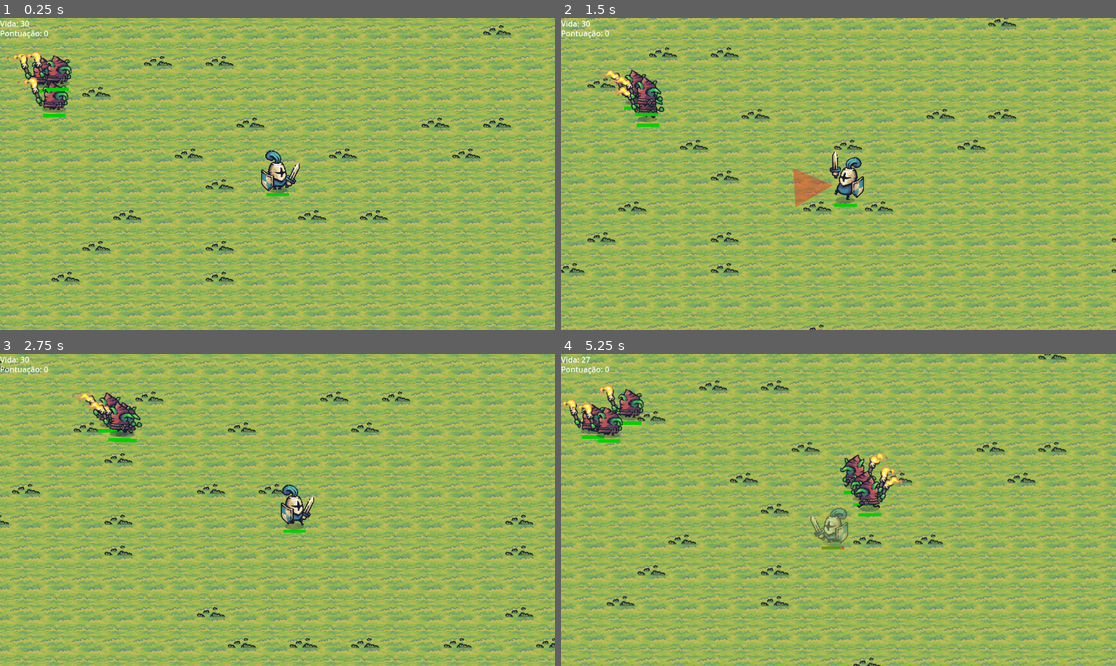
Above: before the commit, frames 1-4 (two rows, left to right).
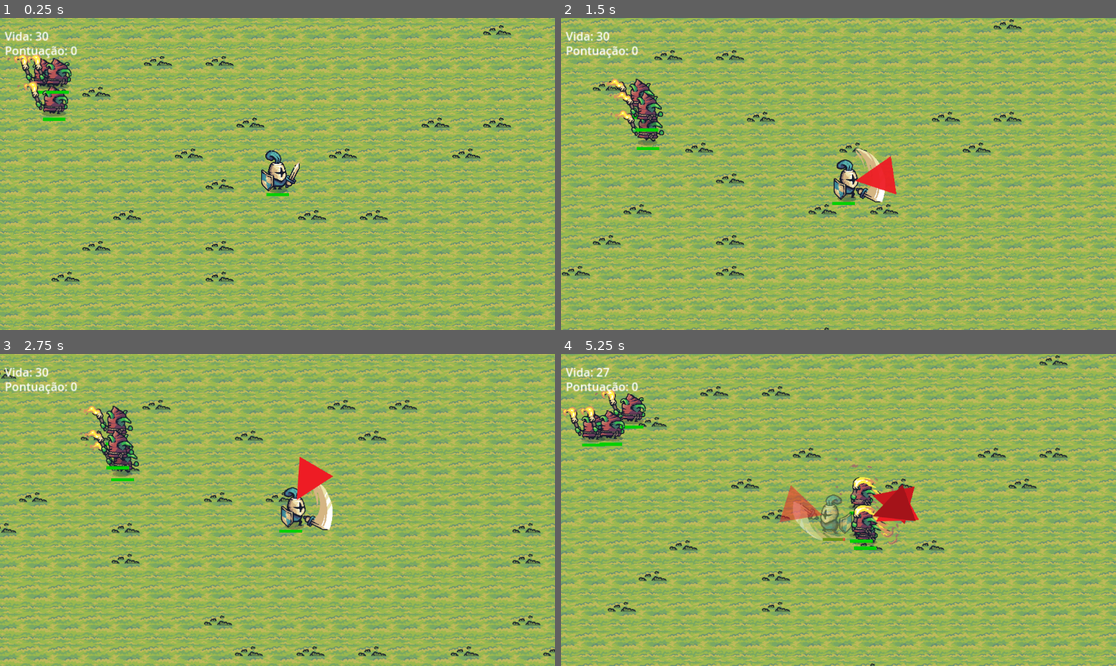
Above: after the commit, the same moments.

Repository: Rolucatelli/Game-2D-Curso-2025-02
Game: Godot game, scene res://Cenas/master.tscn
The game is run twice, just before and just after one commit, with the same random seed, the same clock (stepped at 60 frames per second) and the same inputs.
Inputs (mouse positions are in pixels of both pictures, inside the frame that each line leads up to):
- Up to frame 1 (0.25 s): no input
- Up to frame 2 (1.5 s): move the mouse to (960, 158) at 0.52 s; press the mouse at (960, 158) at 0.53 s; hold D (Direita) 0.53-1.28 s; move the mouse to (727, 189) at 1.27 s; release the mouse at (727, 189) at 1.28 s; hold S (Baixo) from 1.28 s (still down); click (727, 189) at 1.35 s
- Up to frame 3 (2.75 s): move the mouse to (333, 441) at 2.02 s; release S (Baixo) at 2.03 s; press the mouse at (333, 441) at 2.03 s; hold D (Direita) from 2.03 s (still down)
- Up to frame 4 (5.25 s): move the mouse to (810, 572) at 2.77 s; release D (Direita) at 2.78 s; release the mouse at (810, 572) at 2.78 s; hold W (Cima) 2.78-3.53 s; click (810, 572) at 2.85 s; move the mouse to (1005, 556) at 3.52 s; press the mouse at (1005, 556) at 3.53 s; hold A (Esquerda) 3.53-5.03 s; move the mouse to (672, 463) at 4.27 s; release the mouse at (672, 463) at 4.28 s; click (672, 463) at 4.35 s; move the mouse to (866, 510) at 5.02 s; press the mouse at (866, 510) at 5.03 s; hold S (Baixo) from 5.03 s (still down)

The runs differ from the first frame. In frame 1, 1.6% of the frame differs, in the area x 0-14%, y 0-34%; in frame 2, 58%; in frame 3, 53%; in frame 4, 60%, in the area x 0-100%, y 0-100%.

Commit message:
Ajuste na máquina de estados e na implementação do ataque

Diff:
--- a/Cenas/game.tscn
+++ b/Cenas/game.tscn
@@ -23,6 +23,9 @@
 position = Vector2(497, 209)
 
 [node name="UI" type="CanvasLayer" parent="." node_paths=PackedStringArray("player")]
+offset = Vector2(10, 20)
+scale = Vector2(1.5, 1.5)
+transform = Transform2D(1.5, 0, 0, 1.5, 10, 20)
 script = ExtResource("4_pn5db")
 player = NodePath("../Jogador")
 
--- a/Scripts/andando.gd
+++ b/Scripts/andando.gd
@@ -7,33 +7,23 @@
 @export
 var estado_morto: Estado
 
-func enter() -> void:
-	#Executando a função padrão do estado (Comeca a animação desse nó)
-	super()
-
-func processa_comando(event: InputEvent) -> Estado:
-	var h_direction := Input.get_axis("Esquerda", "Direita")
-	var v_direction := Input.get_axis("Cima", "Baixo")
-
-	if h_direction == 0 and v_direction == 0:
+func processa_frame(delta: float) -> Estado:
+	if parent.vida <= 0:
+		return estado_morto
+	if not Input.get_vector("Esquerda", "Direita", "Cima", "Baixo"):
 		return estado_idle
-	if event.is_action_pressed("Ataque"):
+	if Input.is_action_pressed("Ataque"):
 		return estado_ataque1
 	return null
 
-func processa_fisica(delta: float) -> Estado:
-	if parent.vida <= 0:
-		return estado_morto
-
+func processa_frame_fisica(delta: float) -> Estado:
 	var h_direction := Input.get_axis("Esquerda", "Direita")
 	var v_direction := Input.get_axis("Cima", "Baixo")
 	if h_direction != 0:
 		parent.animacoes.flip_h = h_direction < 0
 
-	if h_direction or v_direction:
-		parent.velocity = (Vector2(h_direction, v_direction).normalized()) * parent.velocidade
-	else:
-		return estado_idle
+	parent.velocity = (Vector2(h_direction, v_direction).normalized()) \
+	 * (parent.velocidade * delta)
 	parent.move_and_slide()
 
 	return null
--- a/Scripts/ataque.gd
+++ b/Scripts/ataque.gd
@@ -22,6 +22,8 @@
 func _process(delta: float) -> void:
 	if visible:
 		animation_player.play("Ataque")
+	else:
+		animation_player.stop()
 
 func _on_hitbox_body_entered(body: Node2D) -> void:
 	if (body is Jogador and not body.invulneravel) or body is Inimigo:
--- a/Scripts/ataque_1.gd
+++ b/Scripts/ataque_1.gd
@@ -30,42 +30,26 @@
 	parent.hitbox.monitoring = false
 	parent.hitbox.visible = false
 
-func processa_comando(event: InputEvent) -> Estado:
+func processa_frame(delta: float) -> Estado:
+	if parent.vida <= 0:
+		return estado_morto
 	if parent.atacando and Input.is_action_just_pressed("Ataque"):
 		parent.ataque_combo = true
 	if not parent.atacando:
-		var h_direction := Input.get_axis("Esquerda", "Direita")
-		var v_direction := Input.get_axis("Cima", "Baixo")
-
 		if parent.ataque_combo:
 			return estado_ataque2
-		if (h_direction or v_direction):
+		if Input.get_vector("Esquerda", "Direita", "Cima", "Baixo"):
 			return estado_andar
-		if !h_direction and !v_direction:
+		else:
 			return estado_idle
 	return null
 
-func processa_fisica(delta: float) -> Estado:
-	if parent.vida <= 0:
-		return estado_morto
-
-	var h_direction := Input.get_axis("Esquerda", "Direita")
-	var v_direction := Input.get_axis("Cima", "Baixo")
-
+func processa_frame_fisica(delta: float) -> Estado:
 	parent.animacoes.flip_h = mouse_pos.x < parent.position.x
 
-	if h_direction or v_direction:
-		parent.velocity = Vector2(h_direction, v_direction).normalized() * (parent.velocidade/2)
-	else:
-		parent.velocity = Vector2(0, 0)
+	parent.velocity = Input.get_vector("Esquerda", "Direita", "Cima", "Baixo").normalized() \
+	* ((parent.velocidade/2) * delta)
 
-	if not parent.atacando:
-		if parent.ataque_combo:
-			return estado_ataque2
-		elif h_direction or v_direction:
-			return estado_andar
-		else:
-			return estado_idle
 	parent.move_and_slide()
 
 	return null
--- a/Scripts/ataque_2.gd
+++ b/Scripts/ataque_2.gd
@@ -29,36 +29,21 @@
 	parent.hitbox.monitoring = true
 	parent.hitbox.visible = true
 
-func processa_comando(event: InputEvent) -> Estado:
+func processa_frame(delta: float) -> Estado:
+	if parent.vida <= 0:
+		return estado_morto
 	if not parent.atacando:
-		var h_direction := Input.get_axis("Esquerda", "Direita")
-		var v_direction := Input.get_axis("Cima", "Baixo")
-
-		if h_direction or v_direction:
+		if Input.get_vector("Esquerda", "Direita", "Cima", "Baixo"):
 			return estado_andar
 		else:
 			return estado_idle
 	return null
 
-func processa_fisica(delta: float) -> Estado:
-	if parent.vida <= 0:
-		return estado_morto
-
-	var h_direction := Input.get_axis("Esquerda", "Direita")
-	var v_direction := Input.get_axis("Cima", "Baixo")
+func processa_frame_fisica(delta: float) -> Estado:
 	parent.animacoes.flip_h = mouse_pos.x < parent.position.x
 
-	if h_direction or v_direction:
-		parent.velocity = Vector2(h_direction, v_direction).normalized() * (parent.velocidade/2)
-	else:
-		parent.velocity = Vector2(0, 0)
-
-	if not parent.atacando:
-		if h_direction or v_direction:
-			return estado_andar
-		else:
-			return estado_idle
+	parent.velocity = Input.get_vector("Esquerda", "Direita", "Cima", "Baixo").normalized() \
+	* ((parent.velocidade/2) * delta)
 
 	parent.move_and_slide()
-
 	return null
--- a/Scripts/estado.gd
+++ b/Scripts/estado.gd
@@ -12,10 +12,7 @@
 func exit() -> void:
 	pass
 
-func processa_fisica(delta: float) -> Estado:
-	return null
-
-func processa_comando(evento: InputEvent) -> Estado:
+func processa_frame_fisica(delta: float) -> Estado:
 	return null
 
 func processa_frame(delta: float) -> Estado:
--- a/Scripts/idle.gd
+++ b/Scripts/idle.gd
@@ -7,25 +7,17 @@
 @export
 var estado_morto: Estado
 
-func enter() -> void:
-	#Executando a função padrão do estado (Comeca a animação desse nó)
-	super()
-	parent.velocity.x = 0
-	parent.velocity.y = 0
 
-
-func processa_comando(event: InputEvent) -> Estado:
-	var andando_v = Input.is_action_just_pressed("Baixo") or Input.is_action_just_pressed("Cima")
-	var andando_h = Input.is_action_just_pressed("Esquerda") or Input.is_action_just_pressed("Direita")
-
-	if andando_v or andando_h:
+func processa_frame(delta: float) -> Estado:
+	if parent.vida <= 0:
+		return estado_morto
+	if Input.get_vector("Esquerda", "Direita", "Cima", "Baixo"):
 		return estado_andar
 	if Input.is_action_just_pressed("Ataque"):
 		return estado_ataque1
 	return null
 
-func processa_fisica(delta: float) -> Estado:
-	if parent.vida <= 0:
-		return estado_morto
+func processa_frame_fisica(delta: float) -> Estado:
+	parent.velocity = Vector2.ZERO
 	parent.move_and_slide()
 	return null
--- a/Scripts/inimigo.gd
+++ b/Scripts/inimigo.gd
@@ -10,7 +10,7 @@
 @export var dinheiro_scene: PackedScene = preload("res://Cenas/dinheiro.tscn")
 
 @export var alvo: Node2D = null
-@export var SPEED := 150.0
+@export var SPEED := 9000.0
 @export var vida := 5.0:
 	set(value):
 		vida = clamp(value, 0, vida_maxima)
@@ -18,7 +18,7 @@
 @export var vida_maxima := 5.0
 @export var dano := 3.0
 @export var alcance_ataque := 100.0
-@export var follow_range := 80.0
+@export var follow_range := 65.0
 @export var follow_timer := 5.0
 @export var chance_drop := 0.15
 
@@ -31,83 +31,73 @@
 
 
 func _ready() -> void:
+	add_to_group("inimigo")
 	ataque.monitoring = false
-	animated_sprite_2d.animation_finished.connect(_on_animation_finished)
+
+
 	health_bar.value = vida
 	health_bar.max_value = vida_maxima
+
 	if not is_instance_valid(alvo):
 		alvo = get_tree().get_first_node_in_group("jogador")
 
-func set_alvo_by_group(group_name: String) -> void:
-	var n = get_tree().get_first_node_in_group(group_name)
-	if is_instance_valid(n):
-		alvo = n
-		print("Inimigo: alvo definido por grupo -> ", alvo.name)
-	else:
-		call_deferred("set_alvo_by_group", group_name)
-
-func _physics_process(delta: float) -> void:
-	if not is_instance_valid(alvo):
-		alvo = get_tree().get_first_node_in_group("jogador")
-		if not is_instance_valid(alvo):
-			return
-
-	var distancia_alvo := global_position.distance_to(alvo.global_position)
+func _process(delta: float) -> void:
+	print(delta)
 	ataque.visible = false
-
+	ataque.monitoring = false
 	follow_time -= delta
 	if follow_time <= 0:
 		offset = Vector2(randf_range(-follow_range, follow_range),randf_range(-follow_range, follow_range))
 		follow_time = follow_timer
 
+	maquina_de_estados(delta)
+	move_and_slide()
+
+
+func maquina_de_estados(delta: float) -> void:
+	if vida <= 0:
+		estado_atual = Estados.Morte
 	match estado_atual:
 		Estados.Andando:
 
 			animated_sprite_2d.play("Andando")
-			velocity = (alvo.global_position + offset - global_position).normalized() * SPEED
+			velocity = (alvo.global_position + offset - global_position).normalized()\
+			* (SPEED * delta)
+
 			animated_sprite_2d.flip_h = alvo.global_position.x < global_position.x
 
-			if vida <= 0:
-				estado_atual = Estados.Morte
-			elif distancia_alvo <= alcance_ataque:
+			if global_position.distance_to(alvo.global_position) <= alcance_ataque:
 				estado_atual = Estados.Atacando
+
+				ataque.look_at(alvo.global_position)
 				atacando = true
 
 		Estados.Atacando:
 
 			animated_sprite_2d.play("Ataque")
+			velocity = Vector2.ZERO
 			ataque.monitoring = true
-			velocity = Vector2.ZERO
 			ataque.visible = true
-			ataque.look_at(alvo.global_position)
 
-			if vida <= 0:
-				estado_atual = Estados.Morte
-			elif distancia_alvo > alcance_ataque and not atacando:
+			if global_position.distance_to(alvo.global_position) > alcance_ataque and not atacando:
 				estado_atual = Estados.Andando
 
 		Estados.Morte:
-
 			velocity = Vector2.ZERO
 			health_bar.visible = false
 			animated_sprite_2d.play("Morte")
 
-	move_and_slide()
+
+func gerar_drop():
+	var chance := randf()
+	var drop = carne_scene.instantiate() if chance <= chance_drop else dinheiro_scene.instantiate()
+	get_tree().current_scene.get_node("Game").add_child(drop)
+	drop.global_position = position
 
 func _on_animation_finished() -> void:
 	var anim = animated_sprite_2d.animation
 	if anim == "Morte":
-		var chance := randf()
-		if chance <= chance_drop:
-			var carne = carne_scene.instantiate()
-			get_tree().current_scene.get_node("Game").add_child(carne)
-			carne.global_position = position
-		else:
-			var dinheiro = dinheiro_scene.instantiate()
-			get_tree().current_scene.get_node("Game").add_child(dinheiro)
-			dinheiro.global_position = position
+		gerar_drop()
 		queue_free()
 	elif anim == "Ataque":
 		atacando = false
-		ataque.visible = false
-		ataque.monitoring = false
--- a/Scripts/jogador.gd
+++ b/Scripts/jogador.gd
@@ -8,7 +8,7 @@
 @onready var health_bar: ProgressBar = $HealthBar
 
 @export
-var velocidade: float = 300.0
+var velocidade: float = 18000.0
 @export
 var vida: int = 30:
 	set(value):
@@ -37,11 +37,9 @@
 	health_bar.max_value = vida_maxima
 	maquina_de_estados.init(self)
 
-func _unhandled_input(event: InputEvent) -> void:
-	maquina_de_estados.processa_comando(event)
+func _physics_process(delta: float) -> void:
+	maquina_de_estados.processa_frame_fisica(delta)
 
-func _physics_process(delta: float) -> void:
-	maquina_de_estados.processa_fisica(delta)
 
 func _process(delta: float) -> void:
 	maquina_de_estados.processa_frame(delta)
--- a/Scripts/maquina_de_estados.gd
+++ b/Scripts/maquina_de_estados.gd
@@ -17,26 +17,22 @@
 func troca_estado(novo_estado: Estado) -> void:
 	if estado_atual:
 		estado_atual.exit()
-
 	estado_atual = novo_estado
 	novo_estado.enter()
 
-func processa_fisica(delta: float) -> void:
+func processa_frame_fisica(delta: float) -> void:
+	var novo_estado = estado_atual.processa_frame_fisica(delta)
+	if novo_estado:
+		troca_estado(novo_estado)
+
+func processa_frame(delta: float) -> void:
+
 	if parent_m.invulneravel and parent_m.timer_invulneravel.is_stopped():
 		parent_m.timer_invulneravel.start(parent_m.tempo_invulneravel)
 		parent_m.velocity.x = parent_m.velocity.x / 2
 		parent_m.velocity.y = parent_m.velocity.y / 2
 		parent_m.modulate = Color("#ffffff", 0.5)
-	var novo_estado = estado_atual.processa_fisica(delta)
-	if novo_estado:
-		troca_estado(novo_estado)
 
-func processa_comando(evento: InputEvent) -> void:
-	var novo_estado = estado_atual.processa_comando(evento)
-	if novo_estado:
-		troca_estado(novo_estado)
-
-func processa_frame(delta: float) -> void:
 	var novo_estado = estado_atual.processa_frame(delta)
 	if novo_estado:
 		troca_estado(novo_estado)
--- a/Scripts/ui.gd
+++ b/Scripts/ui.gd
@@ -10,7 +10,6 @@
 	vida_label.text = "Vida: %d" % player.vida
 	score_label.text = "Pontuação: %d" % player.dinheiro
 
-
-func _on_valor_alterado(vida:int, dinheiro:int):
+func _on_valor_alterado(vida : int, dinheiro : int):
 	vida_label.text = "Vida: %d" % vida
 	score_label.text = "Pontuação: %d" % dinheiro
